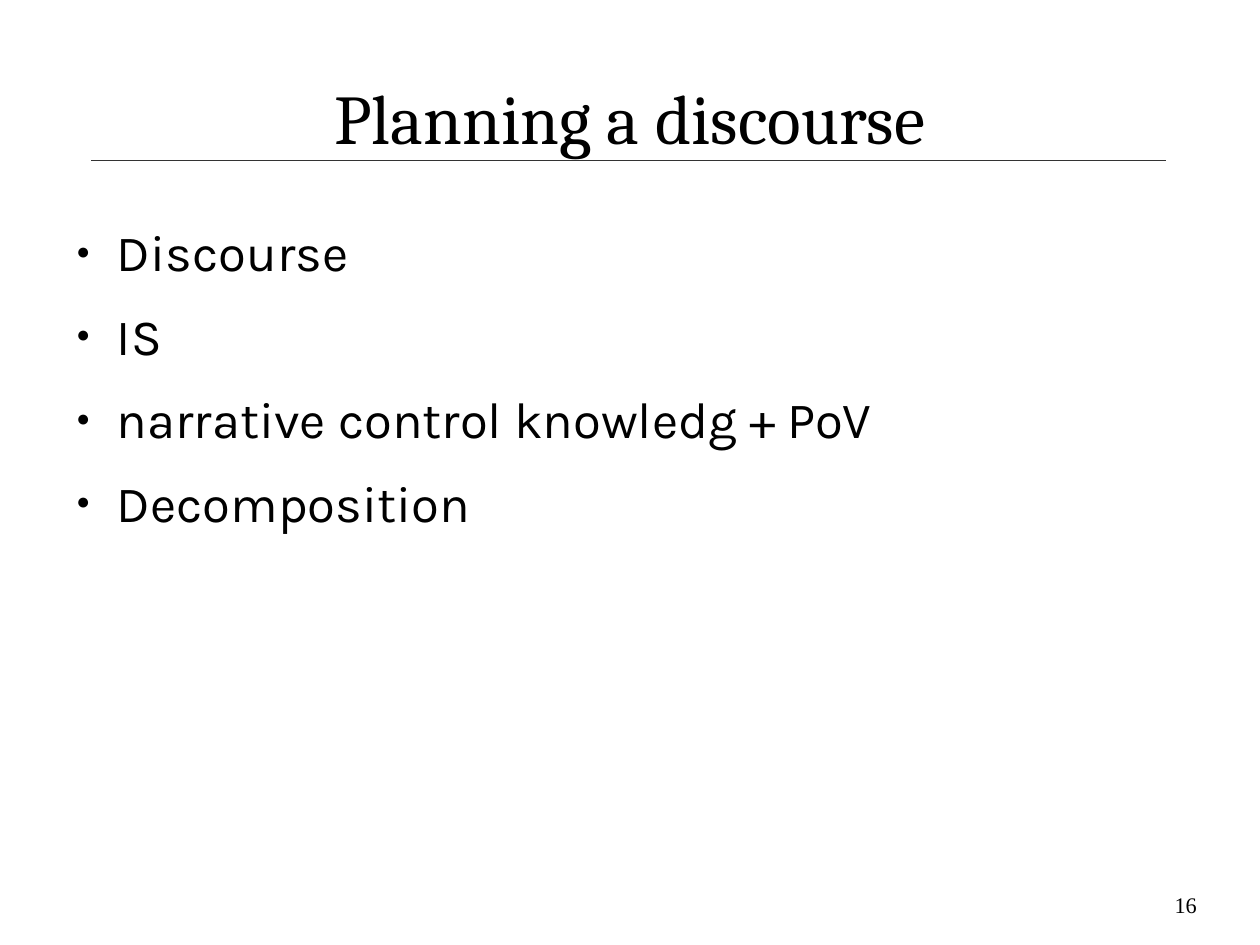
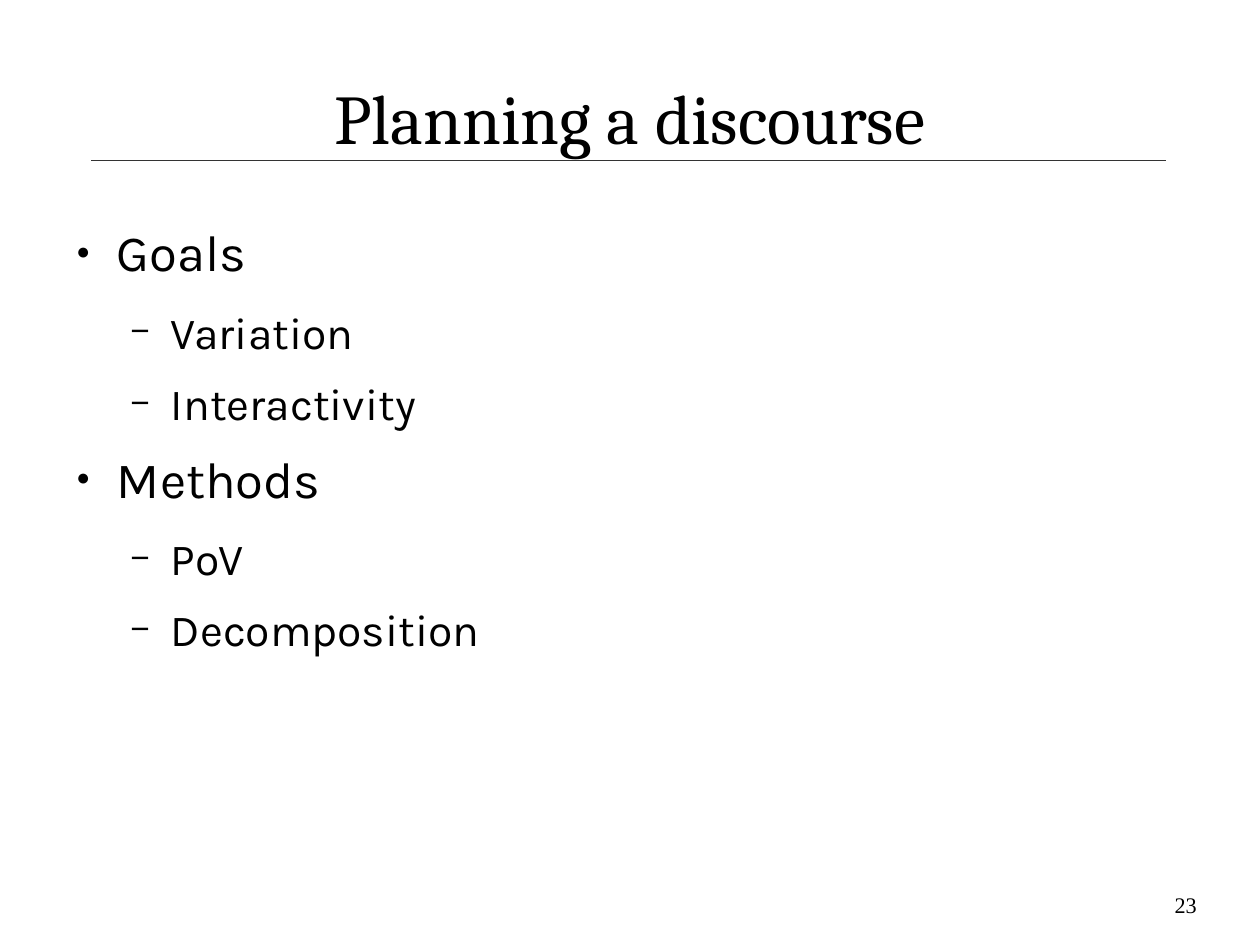
Before and after one commit to IllDepence/ai_seminar, a slide deck: slide 23 of praes/praes.odp (slide 16 before the commit). Drawn at 1260x945 pixels with LibreOffice and Linux fonts; fonts in the diff are those of the drawing. Boxes give left, top, right and bottom in pixels: in the first picture for what was removed or moved away, otherwise in the second. Text is boxed around its words. In the diff, an @@ line names an element or a change of style, - is before the commit and + after.

```diff
--- a/praes/praes.odp
+++ b/praes/praes.odp
@@ text at (117,236,416,576): text changed; size 32 to 28 pt @@
-● Discourse
-● IS
-● narrative control knowledg + PoV
+● Goals
+  − Variation
+  − Interactivity
+● Methods
+  − PoV
@@ text at (171,615,480,657): size 32 to 28 pt in "Decomposition"; bullet ● to −; list level 1 to 2 in "Decomposition" @@
@@ page number at (1175,898,1197,914): text changed @@
-16
+23
```
Also in this commit, not shown: 14 other slides changed, 10 slides added, 2 slides removed, 4 other files.
